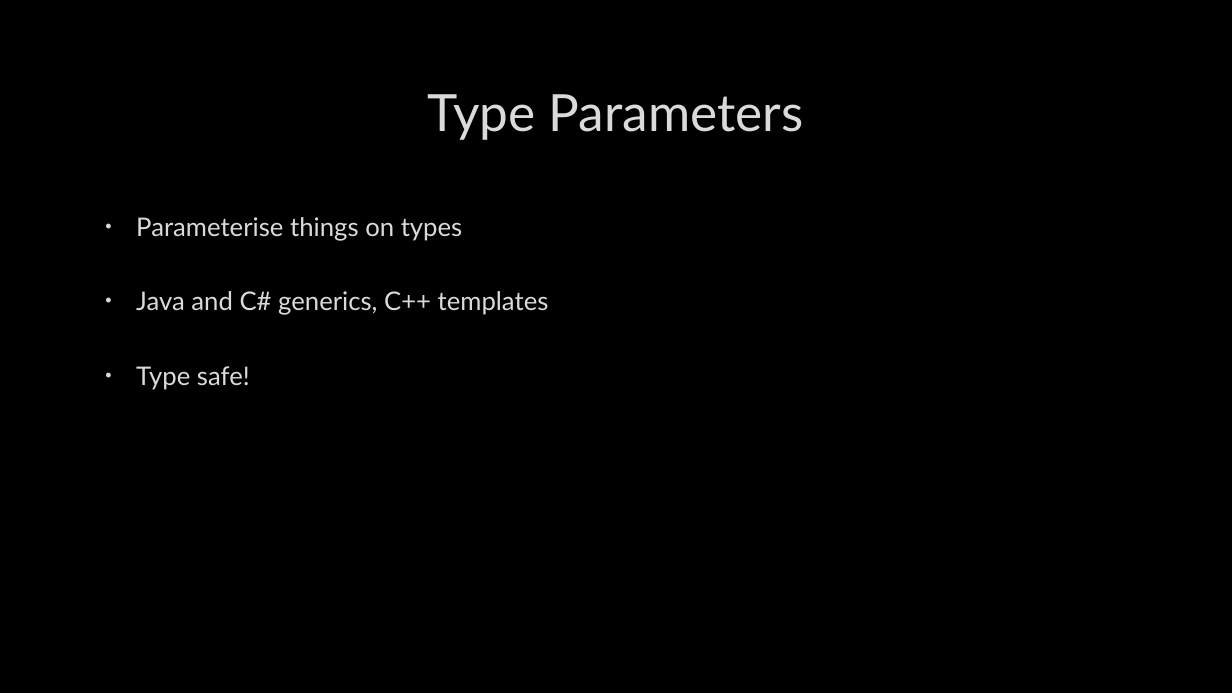
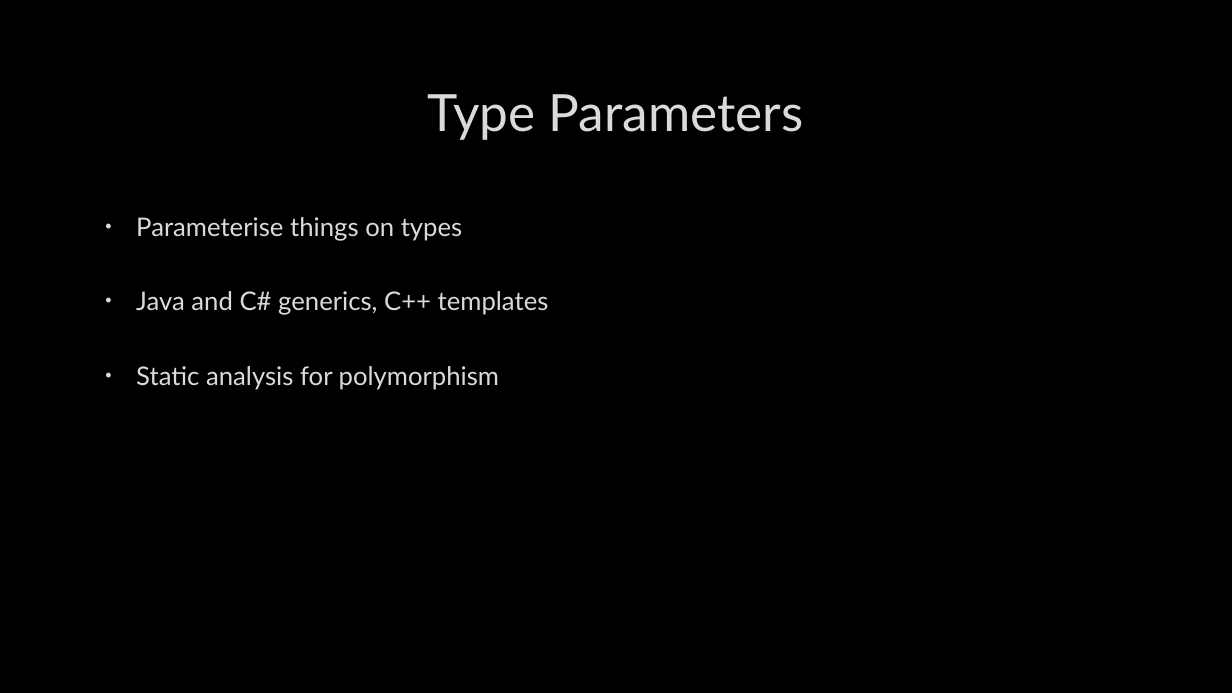
Before and after one commit to MC-DeltaT/PythonFromAltUniverses, a slide deck: slide 5 of Slides.pptx (slide 6 before the commit). Drawn at 1232x693 pixels with LibreOffice and Linux fonts; fonts in the diff are those of the drawing; background and template pictures are left out. Boxes give left, top, right and bottom in pixels: in the first picture for what was removed or moved away, otherwise in the second. Text is boxed around its words. In the diff, an @@ line names an element or a change of style, - is before the commit and + after.

```diff
--- a/Slides.pptx
+++ b/Slides.pptx
@@ text at (136,366,499,390): text changed @@
-• Type safe!
+• Static analysis for polymorphism
```
Also in this commit, not shown: 8 other slides changed, 2 slides removed, 5 other files.
